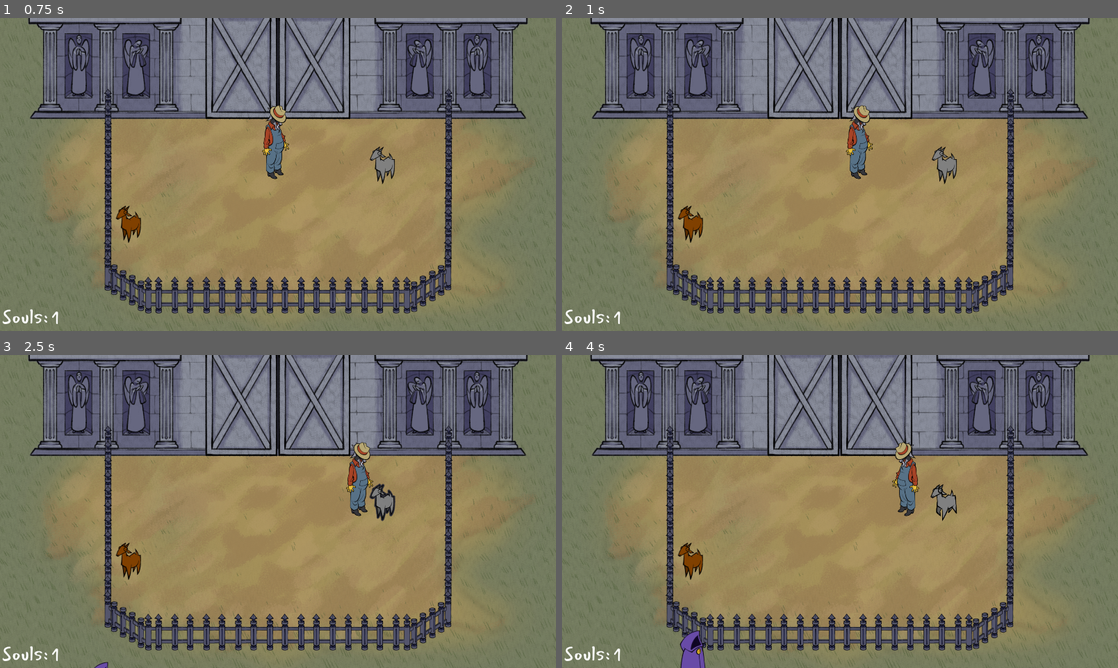
Above: before the commit, frames 1-4 (two rows, left to right).
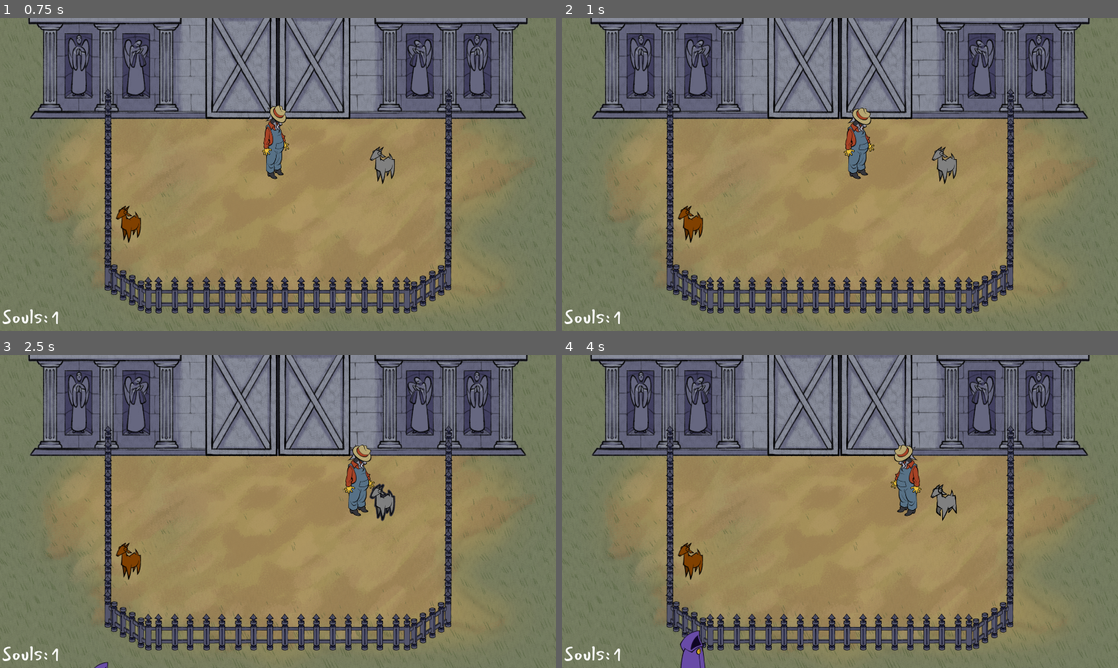
Above: after the commit, the same moments.

Repository: jadicodes/goat-game
Game: Godot game, scene res://farm/farm.tscn
Two runs of this game, one before a commit and one after it. Both use one fixed random seed, a clock stepped at 60 frames per second and the inputs below.
Inputs (mouse positions are in pixels of both pictures, inside the frame that each line leads up to):
- Up to frame 1 (0.75 s): tap E (interact) at 0.5 s; move the mouse to (400, 158) at 0.52 s; hold D (move_right) from 0.53 s (still down); hold E (interact) from 0.53 s (still down); click (400, 158) at 0.67 s
- Up to frame 2 (1 s): keep holding D (move_right); keep holding E (interact)
- Up to frame 3 (2.5 s): release D (move_right) at 1.25 s; release E (interact) at 1.25 s; drag from (166, 527) to (278, 417) at 1.27 s; tap Space at 2 s; move the mouse to (333, 442) at 2.02 s; hold D (move_right) from 2.03 s (still down); tap Alt at 2.1 s
- Up to frame 4 (4 s): release D (move_right) at 2.75 s; drag from (812, 574) to (689, 561) at 2.77 s; move the mouse to (1006, 558) at 3.52 s; hold A (move_left) from 3.53 s (still down); hold E (interact) from 3.53 s (still down)

Frame 1 is identical in both runs. In frame 2, 0.4% of the frame differs, in the area x 50-57%, y 27-52%; in frame 3, 0.5%, in the area x 61-68%, y 27-52%; in frame 4, 0.4%.

Commit message:
Implement farmer movement animation

Diff:
--- a/project/farmer/farmer.tscn
+++ b/project/farmer/farmer.tscn
@@ -1,9 +1,43 @@
-[gd_scene load_steps=8 format=3 uid="uid://cqdu4npym77hm"]
+[gd_scene load_steps=18 format=3 uid="uid://cqdu4npym77hm"]
 
 [ext_resource type="Script" uid="uid://dm2umt83y7wau" path="res://farmer/farmer.gd" id="1_7h16g"]
 [ext_resource type="Texture2D" uid="uid://sqj3sppvhpj6" path="res://farmer/farmer_sprite.png" id="2_7h16g"]
 [ext_resource type="Texture2D" uid="uid://cqxdafnj0jnjq" path="res://farmer/farmer_sprite_back.png" id="2_d38dk"]
 [ext_resource type="Script" uid="uid://d20spc7xxot7" path="res://directional_sprite/directional_sprite.gd" id="2_vm3ej"]
+[ext_resource type="Texture2D" uid="uid://c2orwwouq6xtn" path="res://farmer/farm_walk_back_sprite_sheet.png" id="4_4difp"]
+[ext_resource type="Texture2D" uid="uid://0mke5ok6wqpx" path="res://farmer/farm_walk_front_sprite_sheet.png" id="5_dbs57"]
+
+[sub_resource type="AtlasTexture" id="AtlasTexture_dbs57"]
+atlas = ExtResource("4_4difp")
+region = Rect2(0, 0, 256, 256)
+
+[sub_resource type="AtlasTexture" id="AtlasTexture_hnm3t"]
+atlas = ExtResource("4_4difp")
+region = Rect2(256, 0, 256, 256)
+
+[sub_resource type="AtlasTexture" id="AtlasTexture_q7sx8"]
+atlas = ExtResource("4_4difp")
+region = Rect2(512, 0, 256, 256)
+
+[sub_resource type="AtlasTexture" id="AtlasTexture_54wbj"]
+atlas = ExtResource("4_4difp")
+region = Rect2(768, 0, 256, 256)
+
+[sub_resource type="AtlasTexture" id="AtlasTexture_fpma2"]
+atlas = ExtResource("5_dbs57")
+region = Rect2(0, 0, 256, 256)
+
+[sub_resource type="AtlasTexture" id="AtlasTexture_jx1cj"]
+atlas = ExtResource("5_dbs57")
+region = Rect2(256, 0, 256, 256)
+
+[sub_resource type="AtlasTexture" id="AtlasTexture_faf8e"]
+atlas = ExtResource("5_dbs57")
+region = Rect2(512, 0, 256, 256)
+
+[sub_resource type="AtlasTexture" id="AtlasTexture_5k88t"]
+atlas = ExtResource("5_dbs57")
+region = Rect2(768, 0, 256, 256)
 
 [sub_resource type="SpriteFrames" id="SpriteFrames_4difp"]
 animations = [{
@@ -25,7 +59,16 @@
 }, {
 "frames": [{
 "duration": 1.0,
-"texture": ExtResource("2_d38dk")
+"texture": SubResource("AtlasTexture_dbs57")
+}, {
+"duration": 1.0,
+"texture": SubResource("AtlasTexture_hnm3t")
+}, {
+"duration": 1.0,
+"texture": SubResource("AtlasTexture_q7sx8")
+}, {
+"duration": 1.0,
+"texture": SubResource("AtlasTexture_54wbj")
 }],
 "loop": true,
 "name": &"walk_back",
@@ -33,7 +76,16 @@
 }, {
 "frames": [{
 "duration": 1.0,
-"texture": ExtResource("2_7h16g")
+"texture": SubResource("AtlasTexture_fpma2")
+}, {
+"duration": 1.0,
+"texture": SubResource("AtlasTexture_jx1cj")
+}, {
+"duration": 1.0,
+"texture": SubResource("AtlasTexture_faf8e")
+}, {
+"duration": 1.0,
+"texture": SubResource("AtlasTexture_5k88t")
 }],
 "loop": true,
 "name": &"walk_front",
Not shown, added: project/farmer/farm_walk_back_sprite_sheet.png.import
Not shown, added: project/farmer/farm_walk_front_sprite_sheet.png.import
Not shown: 1 places in project/goat/goat.tscn that only renumber resources
Binary file changed: project/localization/text.de.translation
Binary file changed: project/localization/text.en.translation
Not shown: 1 places in project/shopper/shopper.tscn that only renumber resources
